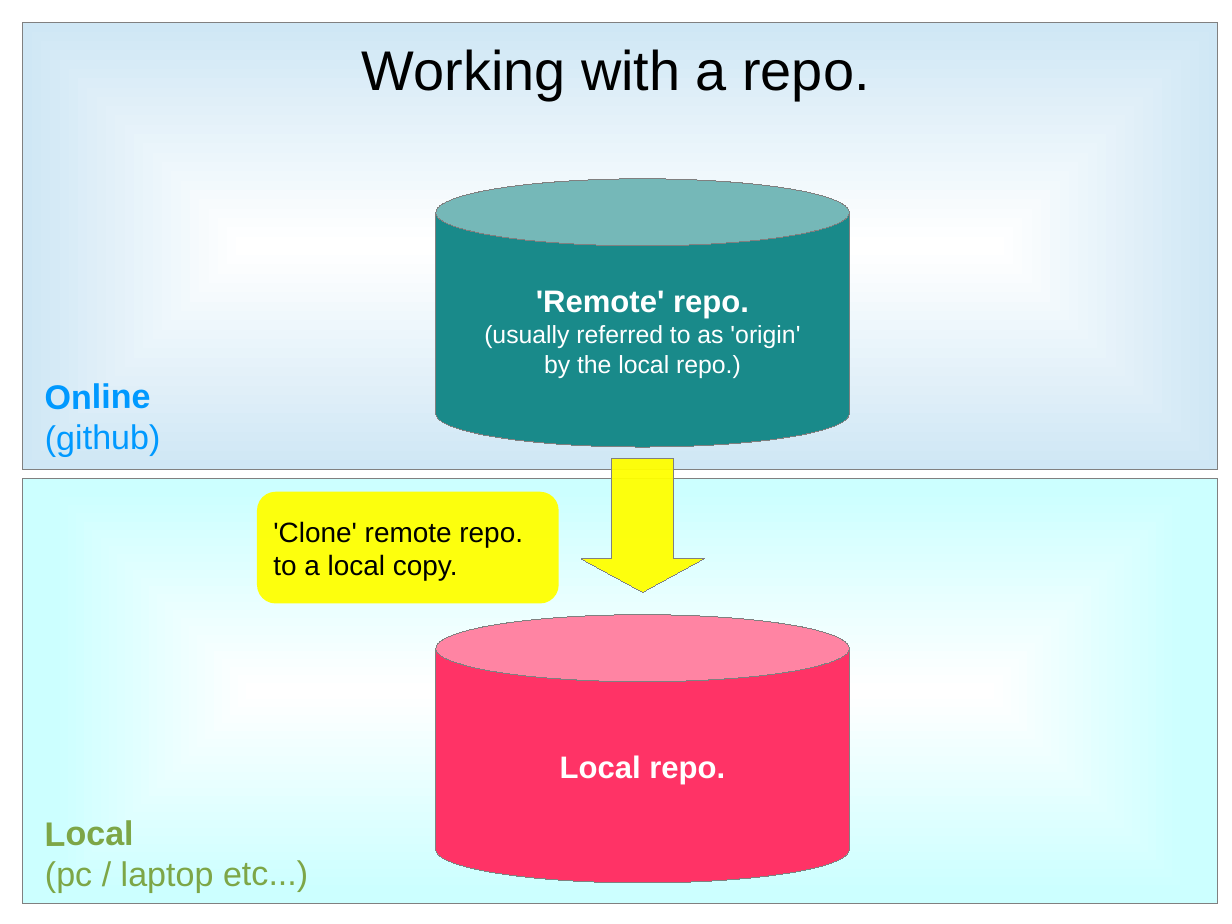
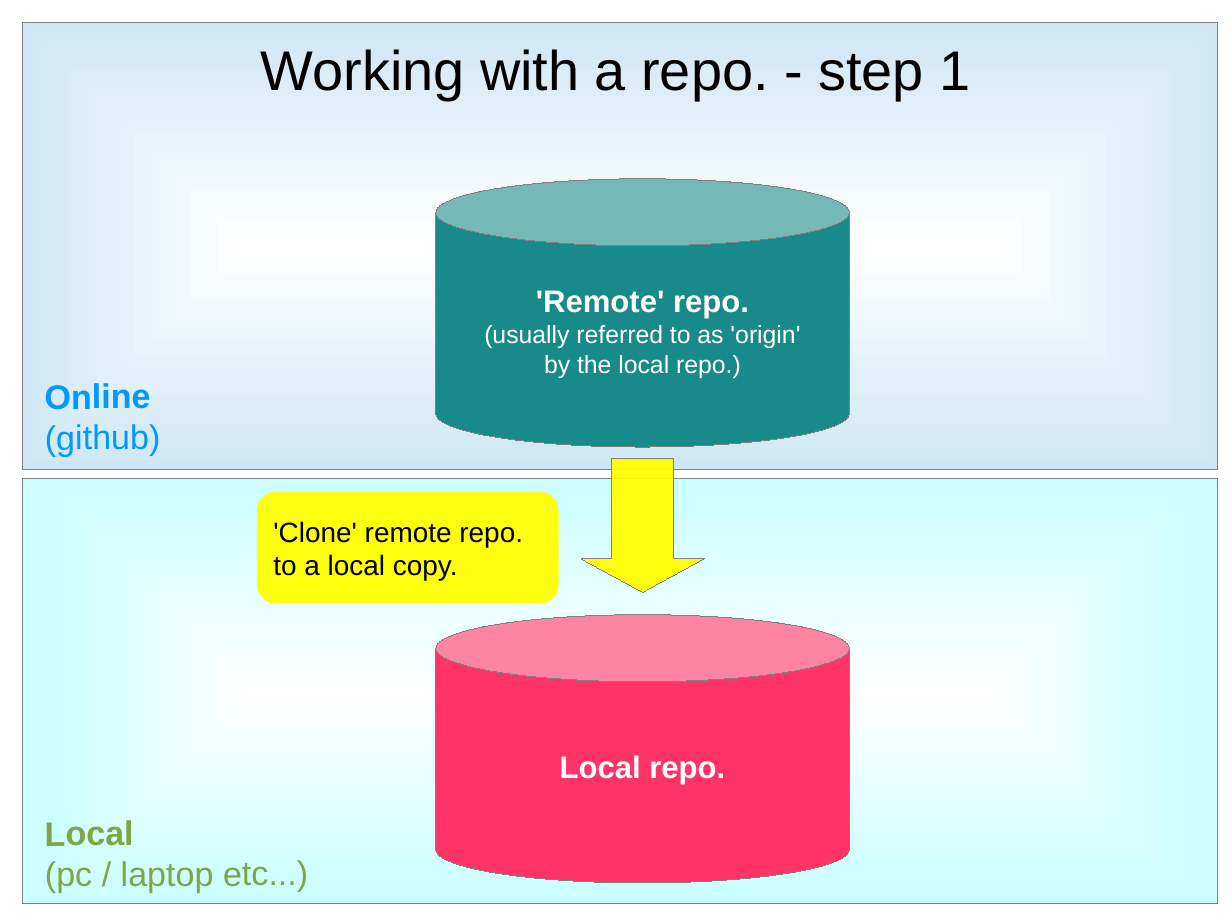
Before and after one commit to owdqa/owd_test_cases, a slide deck: slide 2 of Docs/Github guide.odp. Drawn at 1232x924 pixels with LibreOffice and Linux fonts; fonts in the diff are those of the drawing. Boxes give left, top, right and bottom in pixels: in the first picture for what was removed or moved away, otherwise in the second. Text is boxed around its words. In the diff, an @@ line names an element or a change of style, - is before the commit and + after.

```diff
--- a/Docs/Github guide.odp
+++ b/Docs/Github guide.odp
@@ title at (x1=261, y1=49, x2=970, y2=100): text changed @@
-Working with a repo.
+Working with a repo. - step 1
```
Also in this commit, not shown: 10 other slides changed, 1 other file.
